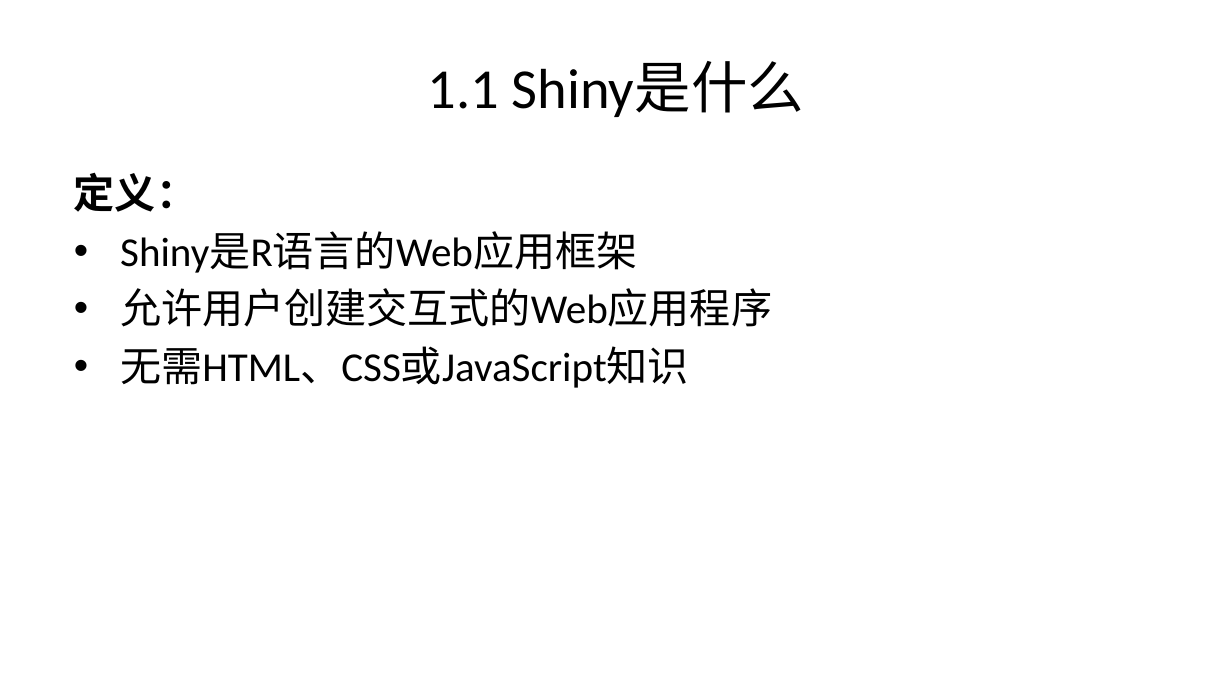
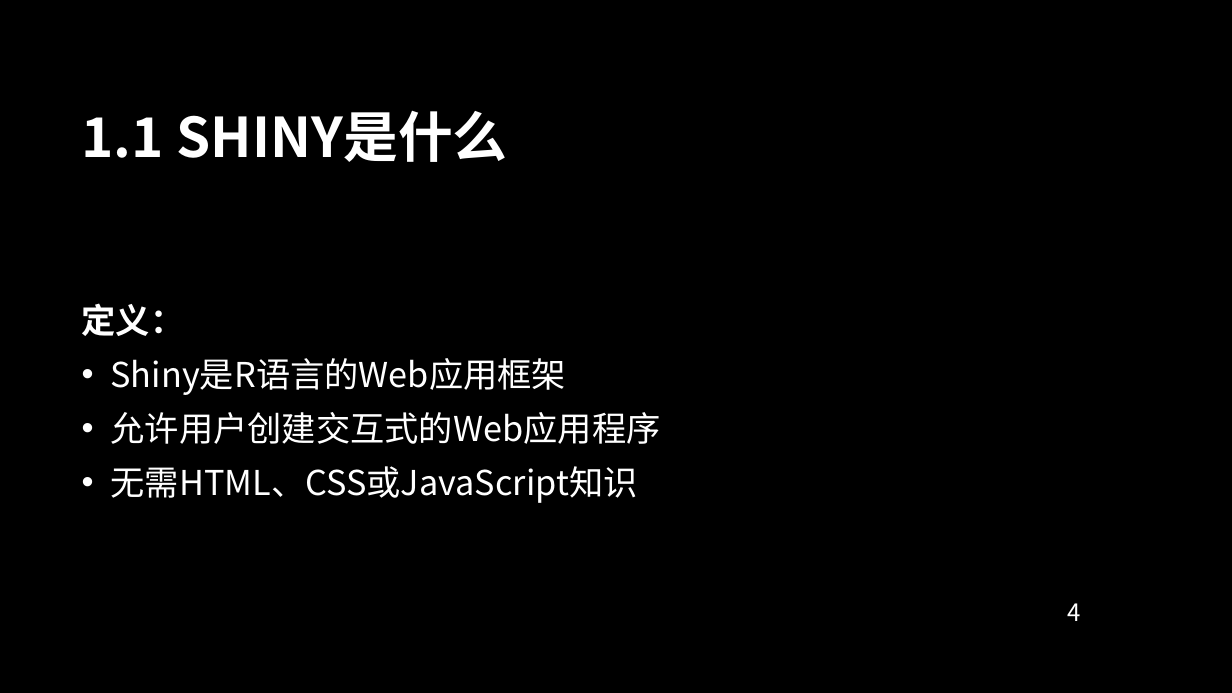
Before and after one commit to Kiriny1999/analysis-ic-model, a slide deck: slide 4 of shiny_app_documentation.pptx. Drawn at 1232x693 pixels with LibreOffice and Linux fonts; fonts in the diff are those of the drawing; background and template pictures are left out. Boxes give left, top, right and bottom in pixels: in the first picture for what was removed or moved away, otherwise in the second. Text is boxed around its words. In the diff, an @@ line names an element or a change of style, - is before the commit and + after.

```diff
--- a/shiny_app_documentation.pptx
+++ b/shiny_app_documentation.pptx
@@ background #FFFFFF to picture (left out) @@
@@ title at <box>82,110,507,162</box>: text changed; size 33 to 32 pt; font Calibri to Noto Sans CJK SC; text colour #000000 to #FFFFFF; bold on @@
-1.1 Shiny是什么
+1.1 SHINY是什么
@@ text "定义：": place and size @@
-text "定义：" at <box>74,172,772,388</box>
+text "定义：" at <box>82,303,660,503</box>
@@ text "定义：" at <box>82,303,660,503</box>: size 24 to 20 pt, font Calibri to Noto Sans CJK SC, text colour #000000 to #FFFFFF; more space between paragraphs; indent changed; vertical alignment top to middle @@
@@ page number added at <box>1067,603,1080,621</box>, 14 pt, text #FFFFFF @@
+4
```
Also in this commit, not shown: 49 other slides changed, 6 slides added, 3 slides removed, 2 other files.
